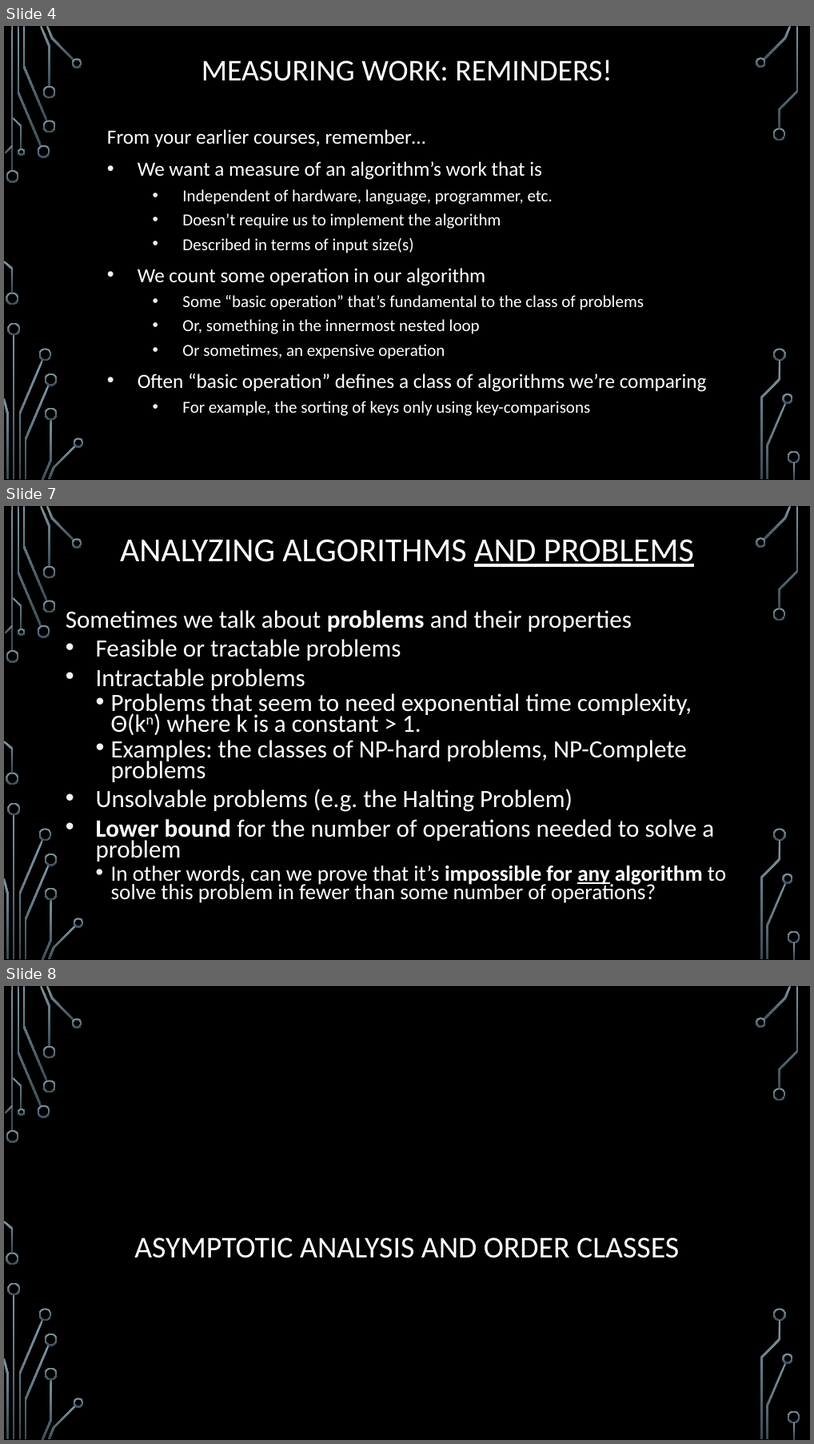
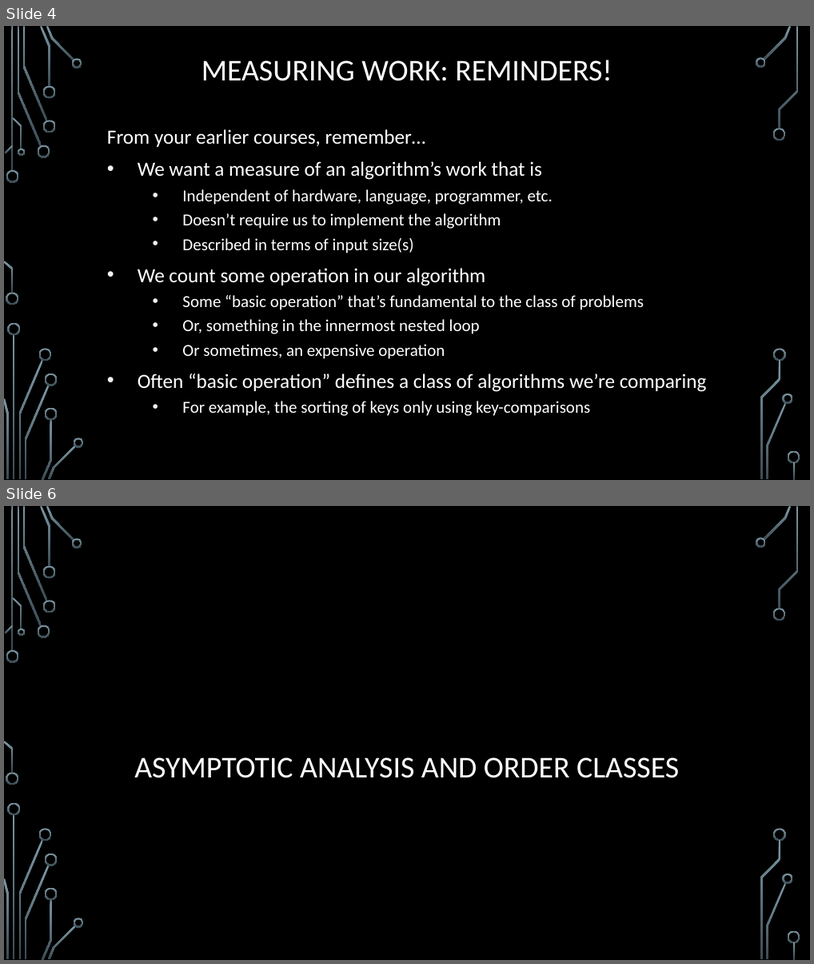
Before and after one commit to markfloryan/dsa2, a slide deck: slides/00-Review.pptx. Shown one above the other, each under a label of ours: slides 4, 7 and 8 before the commit, slides 4 and 6 after it; the slides between them are not shown. The pictures are 814x1444 and 814x964 pixels, drawn with LibreOffice and Linux fonts; fonts in the diff are those of the drawing; background and template pictures are left out. Boxes give left, top, right and bottom in pixels: in the first picture for what was removed or moved away, otherwise in the second. Text is boxed around its words. In the diff, an @@ line names an element or a change of style, - is before the commit and + after.

```diff
--- a/slides/00-Review.pptx
+++ b/slides/00-Review.pptx
@@ slide 7 removed at [4,506,810,960], background picture (left out); not listed: 36 template elements that a slide beside it also shows @@
@@ title removed at [120,539,694,567] @@
-ANALYZING ALGORITHMS AND PROBLEMS
@@ text removed at [66,610,726,903] @@
-Sometimes we talk about problems and their properties
-• Feasible or tractable problems
-• Intractable problems
-  • Problems that seem to need exponential time complexity, Θ(kn) where k is a constant > 1.
-  • Examples: the classes of NP-hard problems, NP-Complete problems
-• Unsolvable problems (e.g. the Halting Problem)
-• Lower bound for the number of operations needed to solve a problem
-  • In other words, can we prove that it’s impossible for any algorithm to solve this problem in fewer than some number of operations?
@@ what was slide 8 is now slide 6 @@
```
Also in this commit, not shown: 9 slides changed, 6 slides added, 4 other slides removed, 2 other files.
